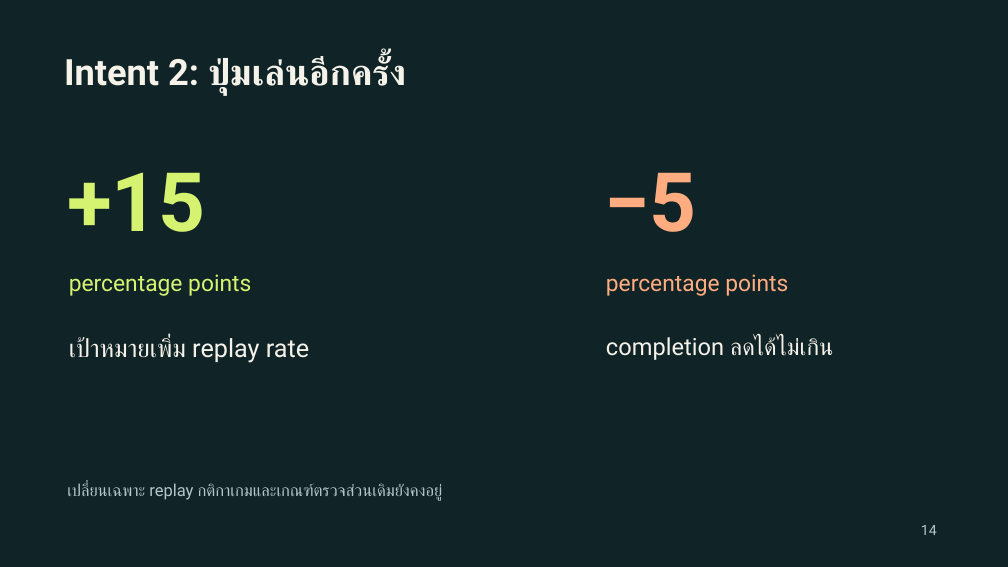
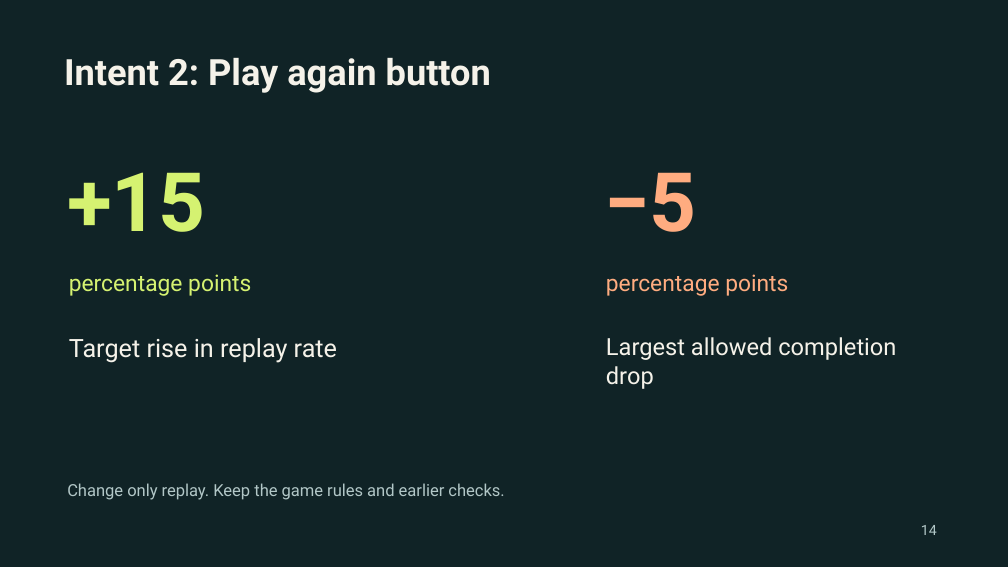
Before and after one commit to sdanutha/ADLC-in-Action, a slide deck: slide 14 of ADLC-in-Action.pptx. Drawn at 1008x567 pixels with LibreOffice and Linux fonts; fonts in the diff are those of the drawing. Boxes give left, top, right and bottom in pixels: in the first picture for what was removed or moved away, otherwise in the second. Text is boxed around its words. In the diff, an @@ line names an element or a change of style, - is before the commit and + after.

```diff
--- a/ADLC-in-Action.pptx
+++ b/ADLC-in-Action.pptx
@@ text at box(64, 58, 491, 93): text changed @@
-Intent 2: ปุ่มเล่นอีกครั้ง
+Intent 2: Play again button
@@ text at box(69, 338, 337, 363): text changed @@
-เป้าหมายเพิ่ม replay rate
+Target rise in replay rate
@@ text at box(606, 337, 896, 389): text changed @@
-completion ลดได้ไม่เกิน
+Largest allowed completion drop
@@ text at box(67, 483, 504, 500): text changed @@
-เปลี่ยนเฉพาะ replay กติกาเกมและเกณฑ์ตรวจส่วนเดิมยังคงอยู่
+Change only replay. Keep the game rules and earlier checks.
```
Also in this commit, not shown: 9 other slides changed, 8 slides added, 8 slides removed, 1 other file.
